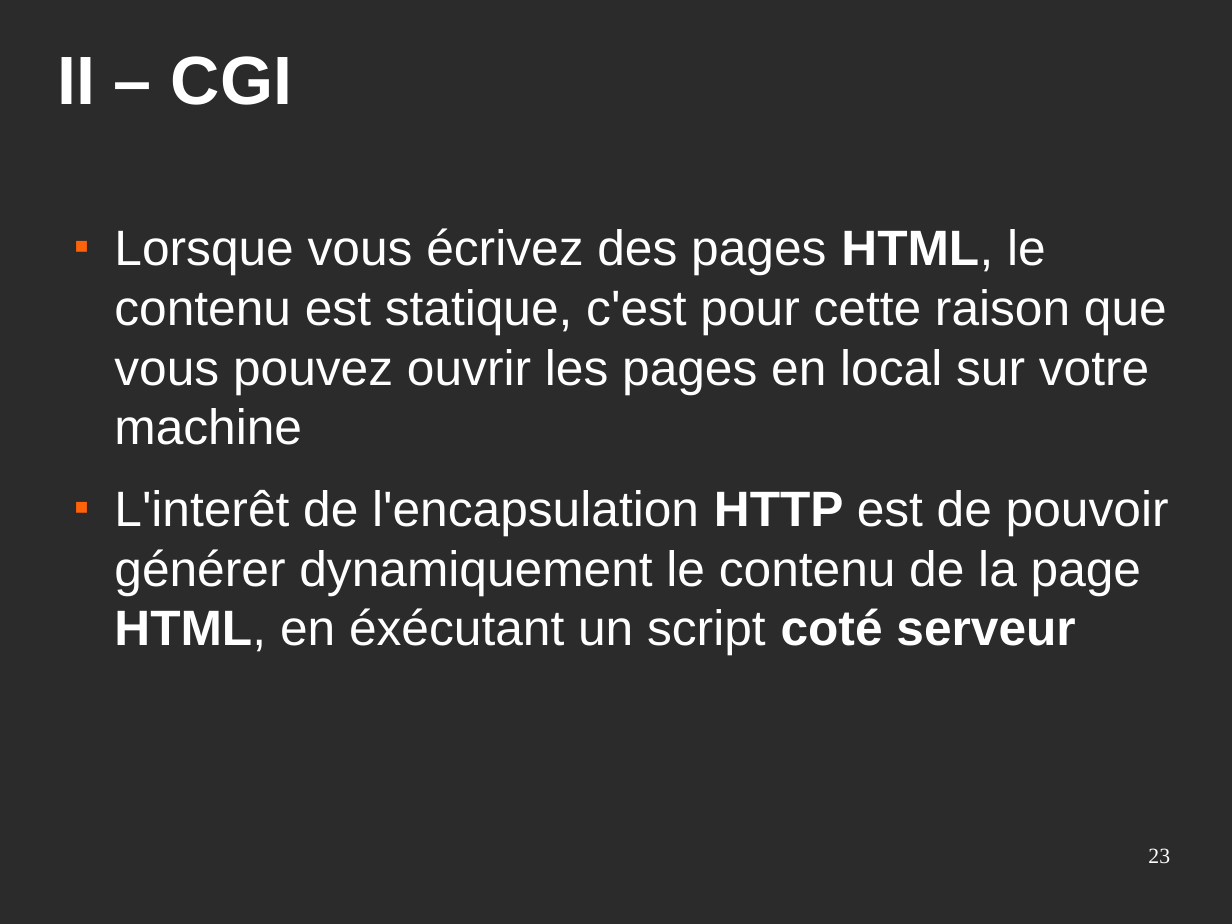
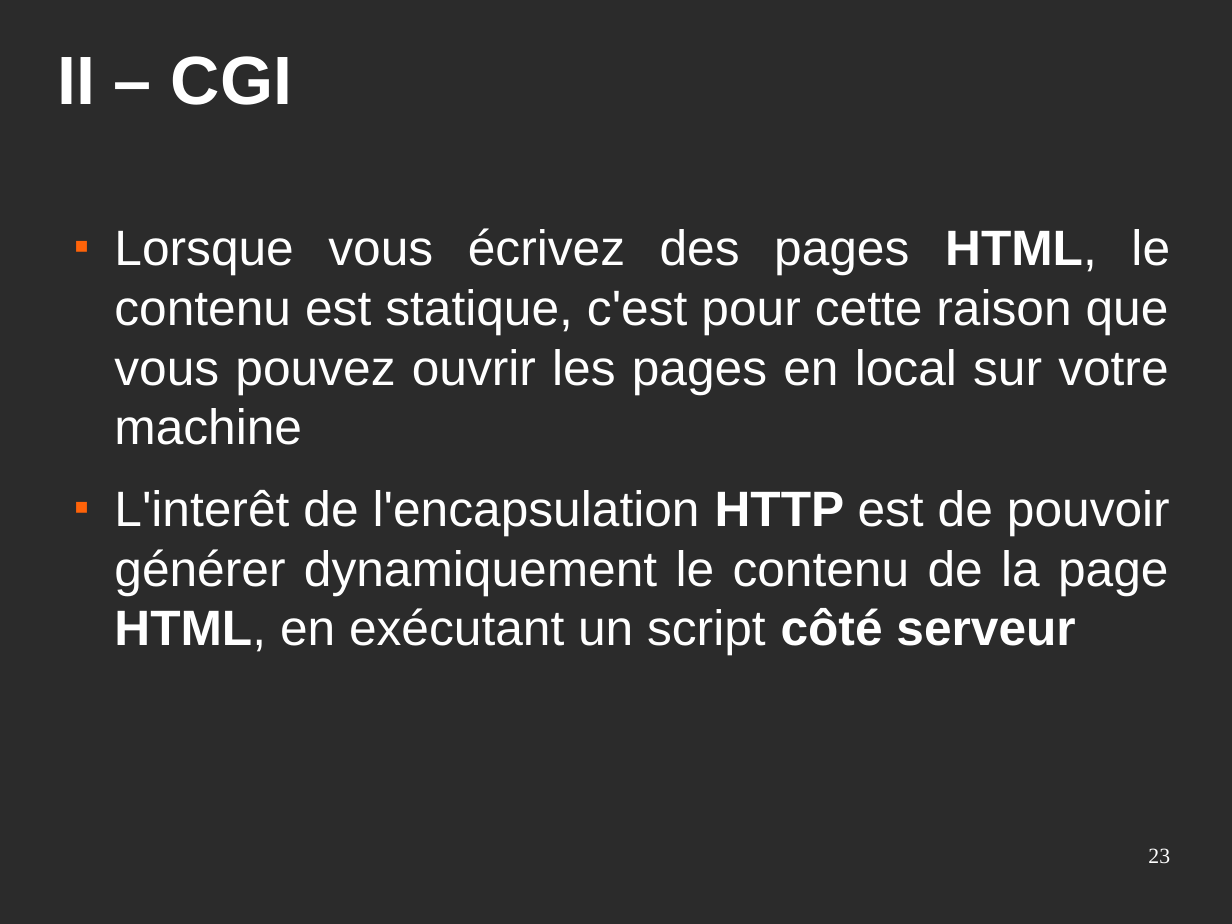
Before and after one commit to Eirbware/Formation, a slide deck: slide 23 of presentations/fondements.odp. Drawn at 1232x924 pixels with LibreOffice and Linux fonts; fonts in the diff are those of the drawing; background and template pictures are left out; a plain dark background stands for a picture behind light text. Boxes give left, top, right and bottom in pixels: in the first picture for what was removed or moved away, otherwise in the second. Text is boxed around its words. In the diff, an @@ line names an element or a change of style, - is before the commit and + after.

```diff
--- a/presentations/fondements.odp
+++ b/presentations/fondements.odp
@@ text at (x1=114, y1=228, x2=1170, y2=445): alignment left to justified @@
@@ text at (x1=114, y1=490, x2=1170, y2=655): text changed @@
-■ L'interêt de l'encapsulation HTTP est de pouvoir générer dynamiquement le contenu de la page HTML, en éxécutant un script coté serveur
+■ L'interêt de l'encapsulation HTTP est de pouvoir générer dynamiquement le contenu de la page HTML, en exécutant un script côté serveur
```
Also in this commit, not shown: 21 other slides changed, 2 other files.
